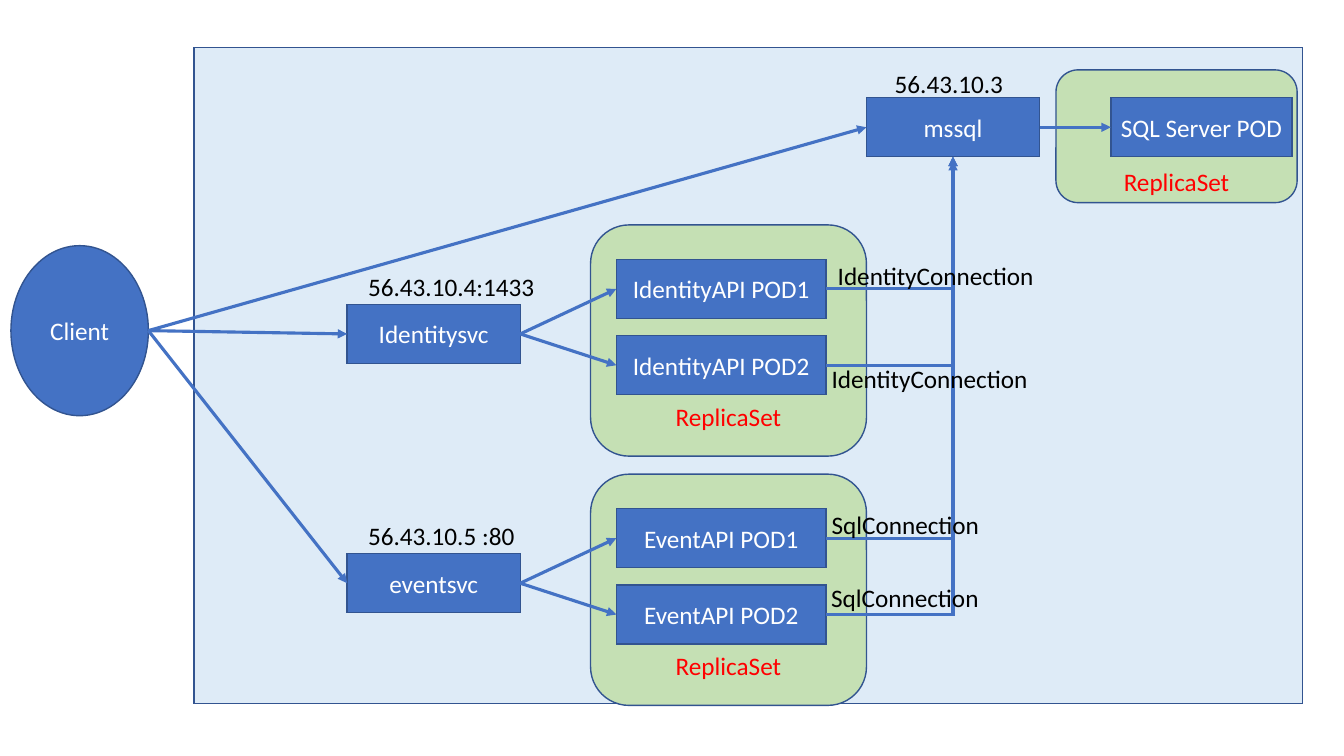
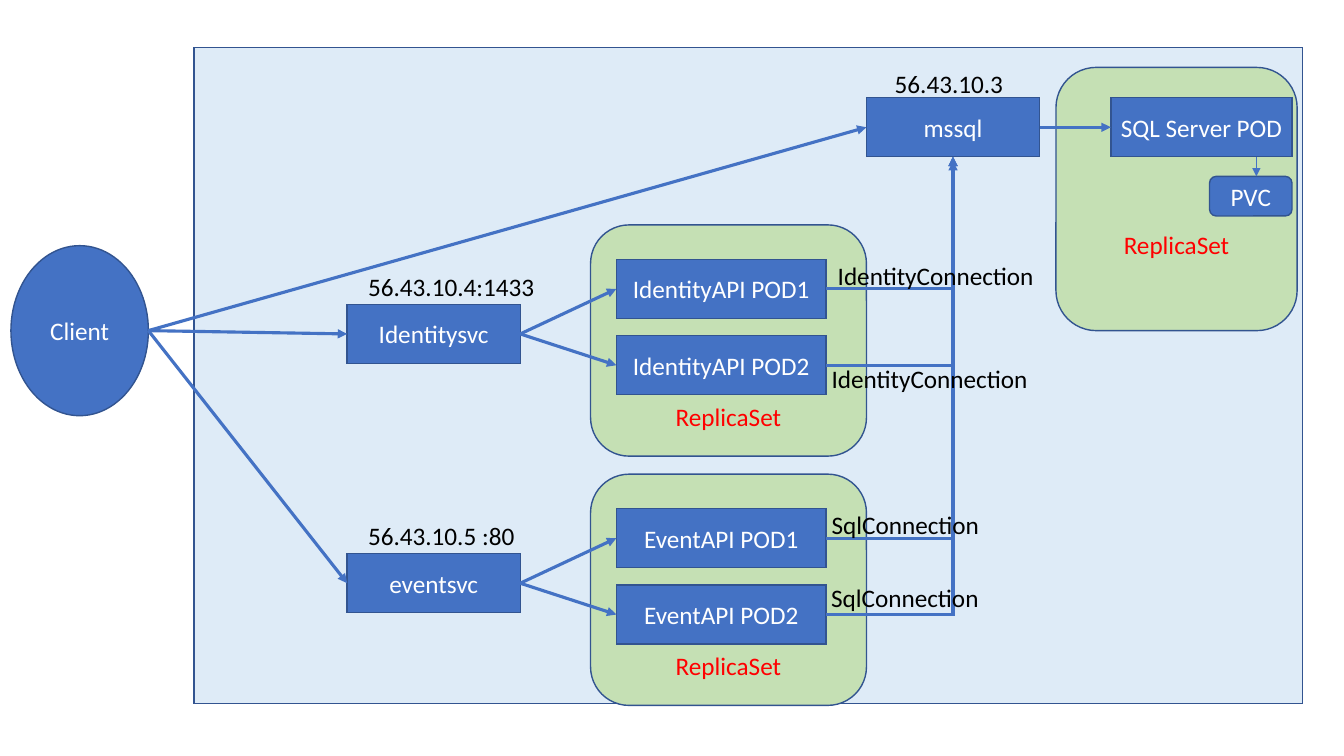
Before and after one commit to sonusathyadas/Microservices-Training-Materials, a slide deck: slide 13 of Azure.pptx (slide 14 before the commit). Drawn at 1344x756 pixels with LibreOffice and Linux fonts; fonts in the diff are those of the drawing. Boxes give left, top, right and bottom in pixels: in the first picture for what was removed or moved away, otherwise in the second. Text is boxed around its words. In the diff, an @@ line names an element or a change of style, - is before the commit and + after.

```diff
--- a/Azure.pptx
+++ b/Azure.pptx
@@ rounded rectangle "ReplicaSet" resized from (x1=1057, y1=70, x2=1298, y2=203) to (x1=1057, y1=68, x2=1298, y2=331) @@
@@ rounded rectangle added at (x1=1210, y1=176, x2=1293, y2=216), fill #4472C4, outline #325491 1 pt, 18 pt, text #FFFFFF @@
+PVC
@@ arrow added from (1256, 157) to (1256, 176), #4472C4 0.5 pt @@
```
Also in this commit, not shown: 3 other slides changed, 1 slide removed, 11 other files.
